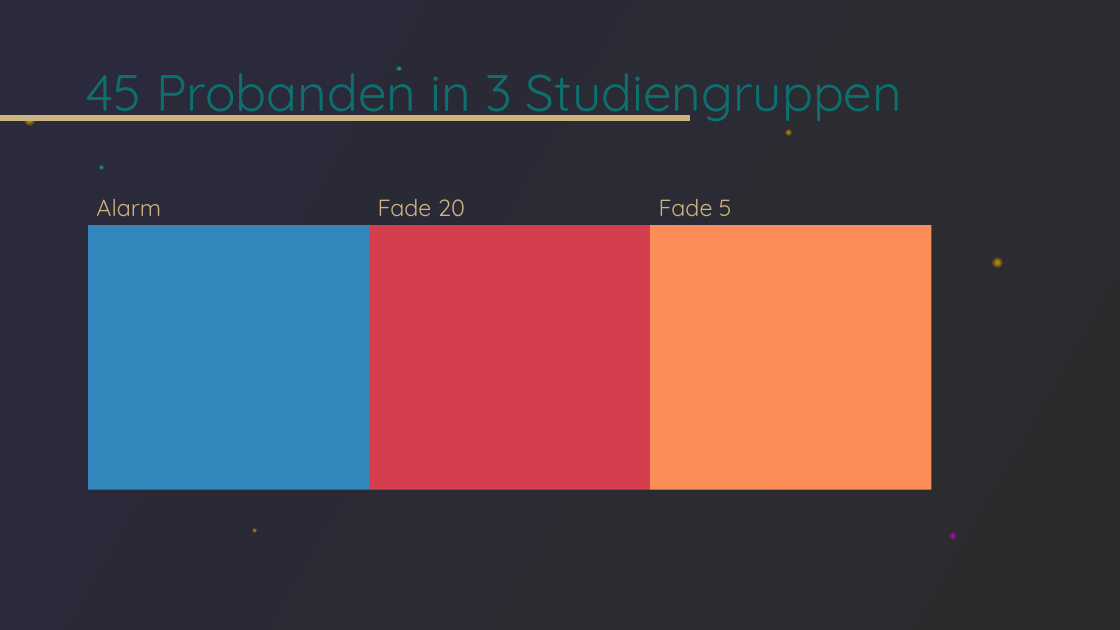
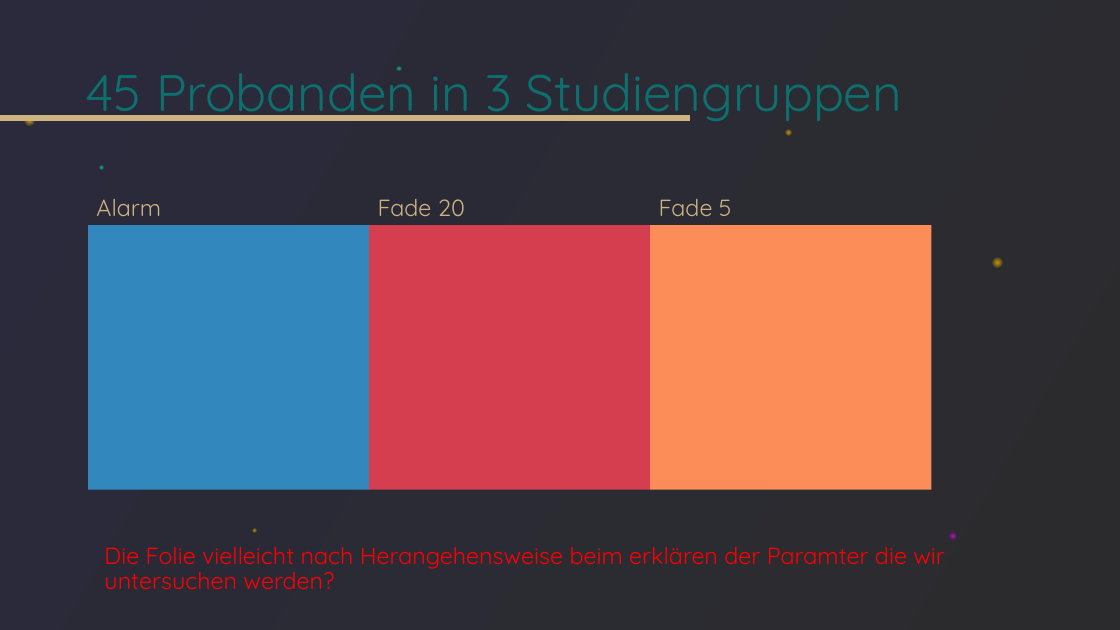
Before and after one commit to tlahmann/mci-af, a slide deck: slide 10 of presentation/Resync Studie.pptx (slide 8 before the commit). Drawn at 1120x630 pixels with LibreOffice and Linux fonts; fonts in the diff are those of the drawing. Boxes give left, top, right and bottom in pixels: in the first picture for what was removed or moved away, otherwise in the second. Text is boxed around its words. In the diff, an @@ line names an element or a change of style, - is before the commit and + after.

```diff
--- a/presentation/Resync Studie.pptx
+++ b/presentation/Resync Studie.pptx
@@ text added at [104,547,945,590], 20 pt, text #FF0000 @@
+Die Folie vielleicht nach Herangehensweise beim erklären der Paramter die wir untersuchen werden?
```
Also in this commit, not shown: 10 other slides changed, 17 slides added, 2 slides removed.
